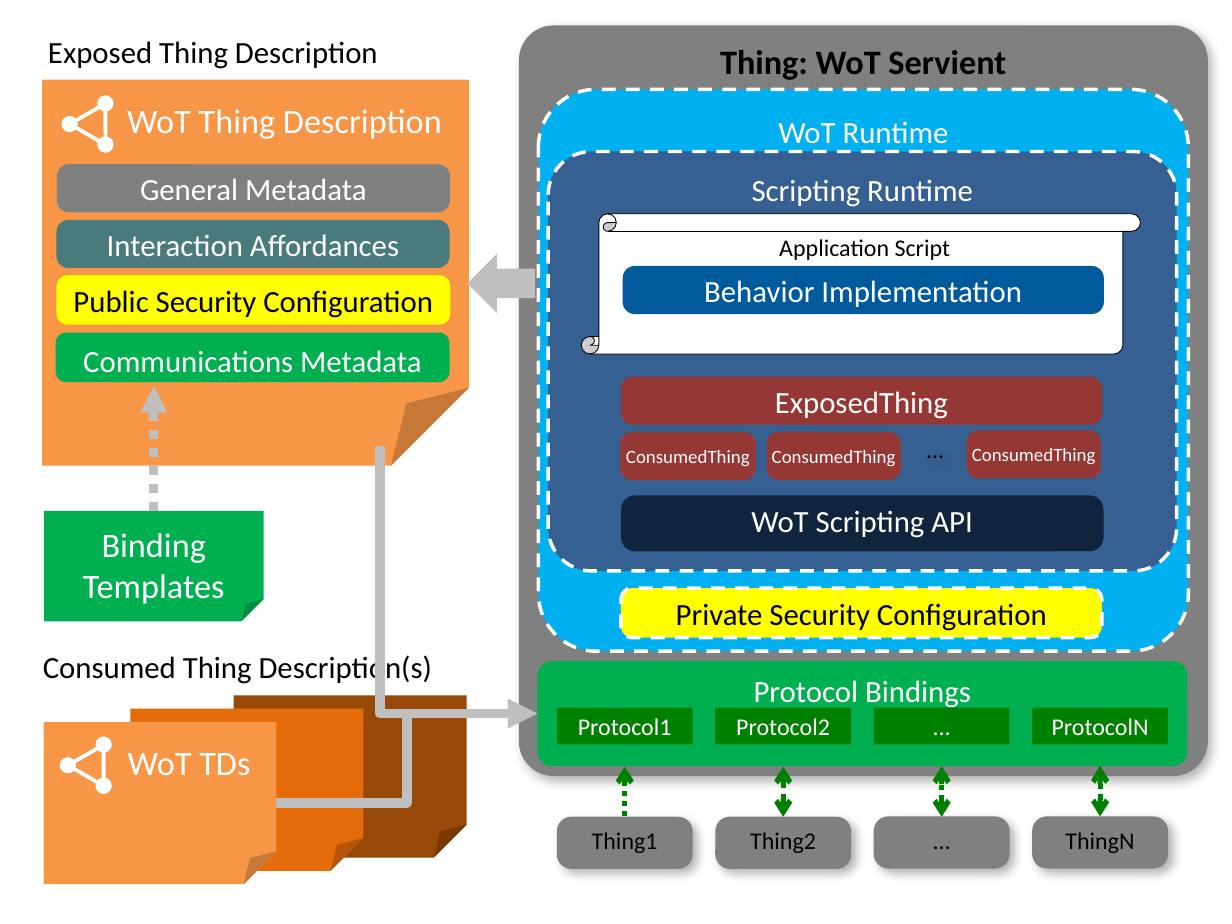
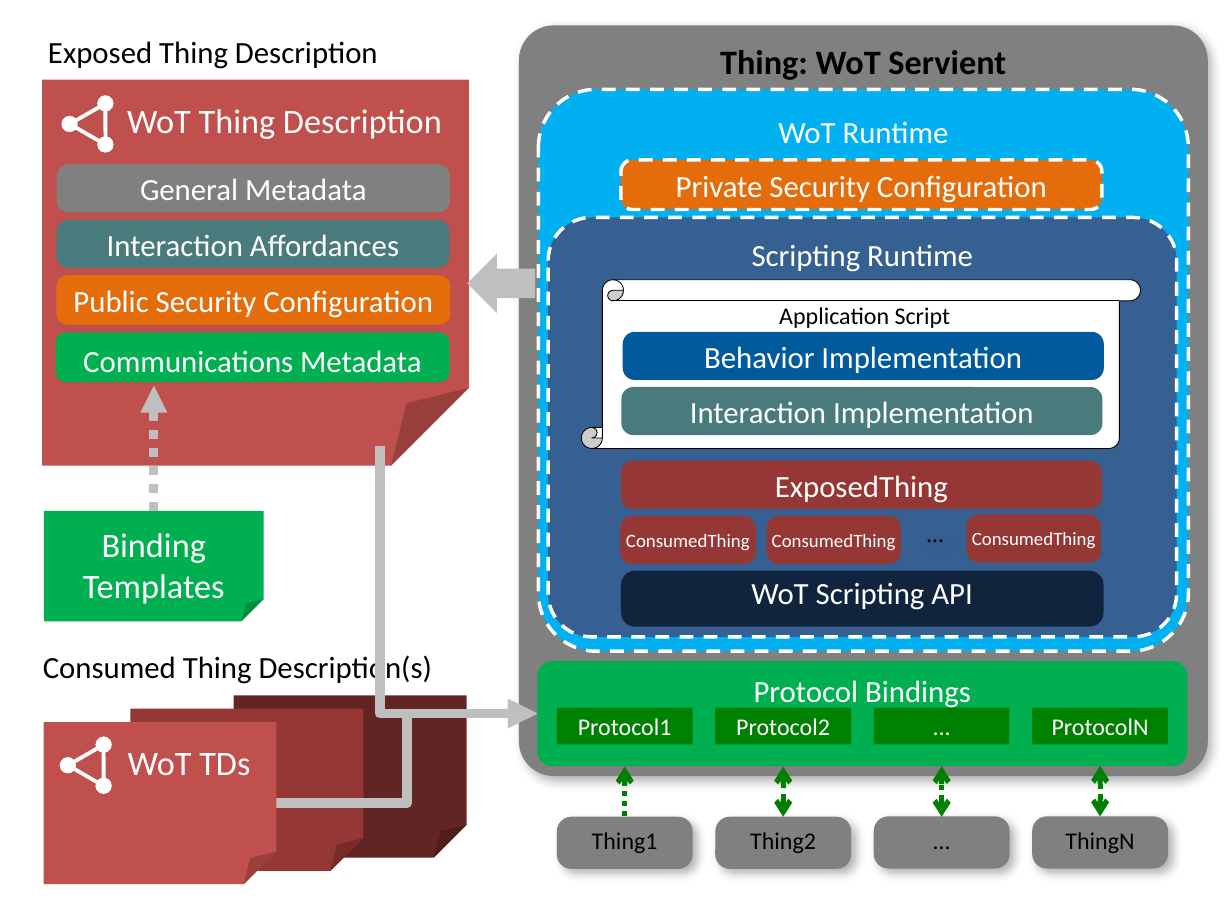
Before and after one commit to w3c/wot-architecture, a slide deck: slide 9 of images/wot-architecture-figures-new2.pptx (slide 7 before the commit). Drawn at 1232x924 pixels with LibreOffice and Linux fonts; fonts in the diff are those of the drawing. Boxes give left, top, right and bottom in pixels: in the first picture for what was removed or moved away, otherwise in the second. Text is boxed around its words. In the diff, an @@ line names an element or a change of style, - is before the commit and + after.

```diff
--- a/images/wot-architecture-figures-new2.pptx
+++ b/images/wot-architecture-figures-new2.pptx
@@ folded corner "WoT Thing Description" at (x1=42, y1=80, x2=468, y2=466): fill #F79646 to #C0504D @@
@@ rounded rectangle "Private Security Configuration" at (x1=621, y1=160, x2=1101, y2=209): text colour #000000 to #FFFFFF; fill #FFFF00 to #E46C0A @@
@@ rounded rectangle "Private Security Configuration" moved from (x1=621, y1=588, x2=1101, y2=637) to (x1=621, y1=160, x2=1101, y2=209) @@
@@ rounded rectangle "Public Security Configuration" at (x1=57, y1=275, x2=451, y2=324): text colour #000000 to #FFFFFF; fill #FFFF00 to #E46C0A @@
@@ vertical scroll resized from (x1=582, y1=214, x2=1141, y2=355) to (x1=582, y1=280, x2=1141, y2=448) @@
@@ 2 rounded rectangles, 1 text moved together from (x1=548, y1=152, x2=1177, y2=570) to (x1=548, y1=218, x2=1177, y2=637) @@
@@ rounded rectangle added at (x1=621, y1=387, x2=1103, y2=435), fill #4A7B7C, 18 pt, text #FFFFFF @@
+Interaction Implementation
@@ 4 rounded rectangles, 1 text moved together from (x1=620, y1=377, x2=1103, y2=480) to (x1=620, y1=461, x2=1103, y2=564) @@
@@ rounded rectangle "WoT Scripting API" moved from (x1=621, y1=495, x2=1104, y2=551) to (x1=621, y1=570, x2=1104, y2=626) @@
@@ rounded rectangle "WoT Scripting API" at (x1=621, y1=570, x2=1104, y2=626): vertical alignment middle to bottom @@
@@ folded corner at (x1=131, y1=708, x2=363, y2=871): fill #E46C0A to #953735 @@
@@ folded corner at (x1=234, y1=695, x2=467, y2=857): fill #984807 to #632523 @@
@@ folded corner "WoT TDs" at (x1=43, y1=722, x2=276, y2=885): fill #F79646 to #C0504D @@
```
Also in this commit, not shown: 6 other slides changed, 4 slides added, 1 slide removed.
